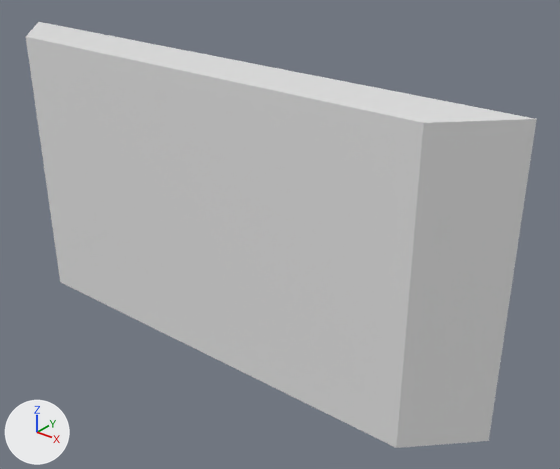
An edit to the Blender file Skepticism/Assets/Maze/Room/Room Walls.blend, drawn before and after from the same camera.
One viewpoint serves both versions: a camera (50 mm lens) standing at (4.13, -4.05, 3.93) and looking at (0.47, 0.53, 1.09). The lights are fixed; the arrows at lower left show +X, +Y and +Z. The same objects are shown in both versions, whatever each file hides.

Names of what the first picture shows: 'Full Wall'.
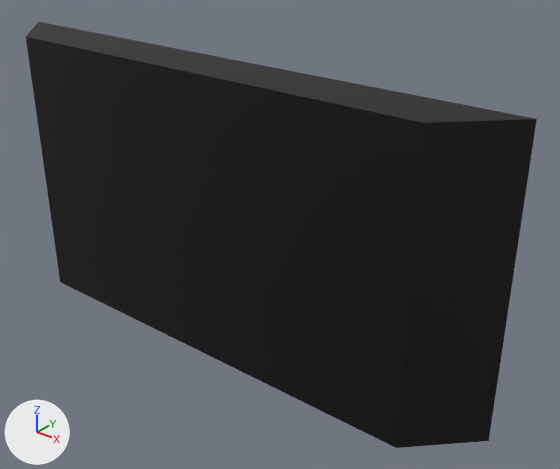
Where the change shows, as pixel boxes (x1, y1, x2, y2) in the pictures (560 x 469 px):
part 1 of me_full_wall, recoloured (white to black)
    both: (26, 22, 537, 448)

The edits, one by one:
Material 'Hidden' (mat_hidden) is new.
Its base color is (0.0, 0.0, 0.0) (black #000000).
me_full_wall has 30 vertices, 25 faces and spans x -2.5..2.5, y 0.0..2.5, z -0.5..0.0.
me_full_wall is used by ob_full_wall; location (0.0, 0.0, 0.0); rotation (1.571, 0.0, 0.0), in degrees (90, 0, 0).
me_full_wall part 1: all 15 faces centred in x -2.25..2.25, y 1.0..2.5, z -0.33..0.0 switch from mat_wall_face (white #e7e7e7) to mat_hidden (black #000000).
